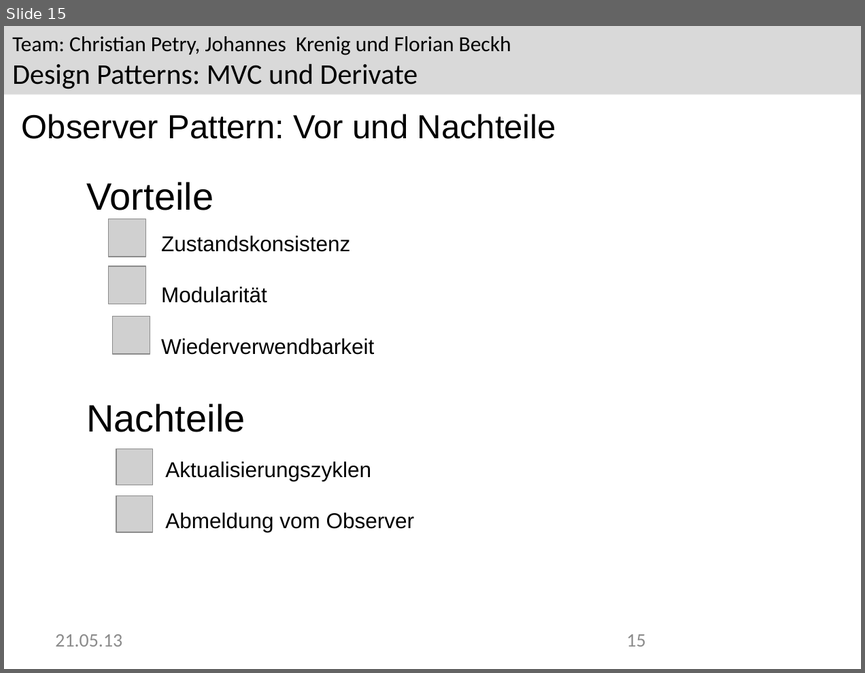
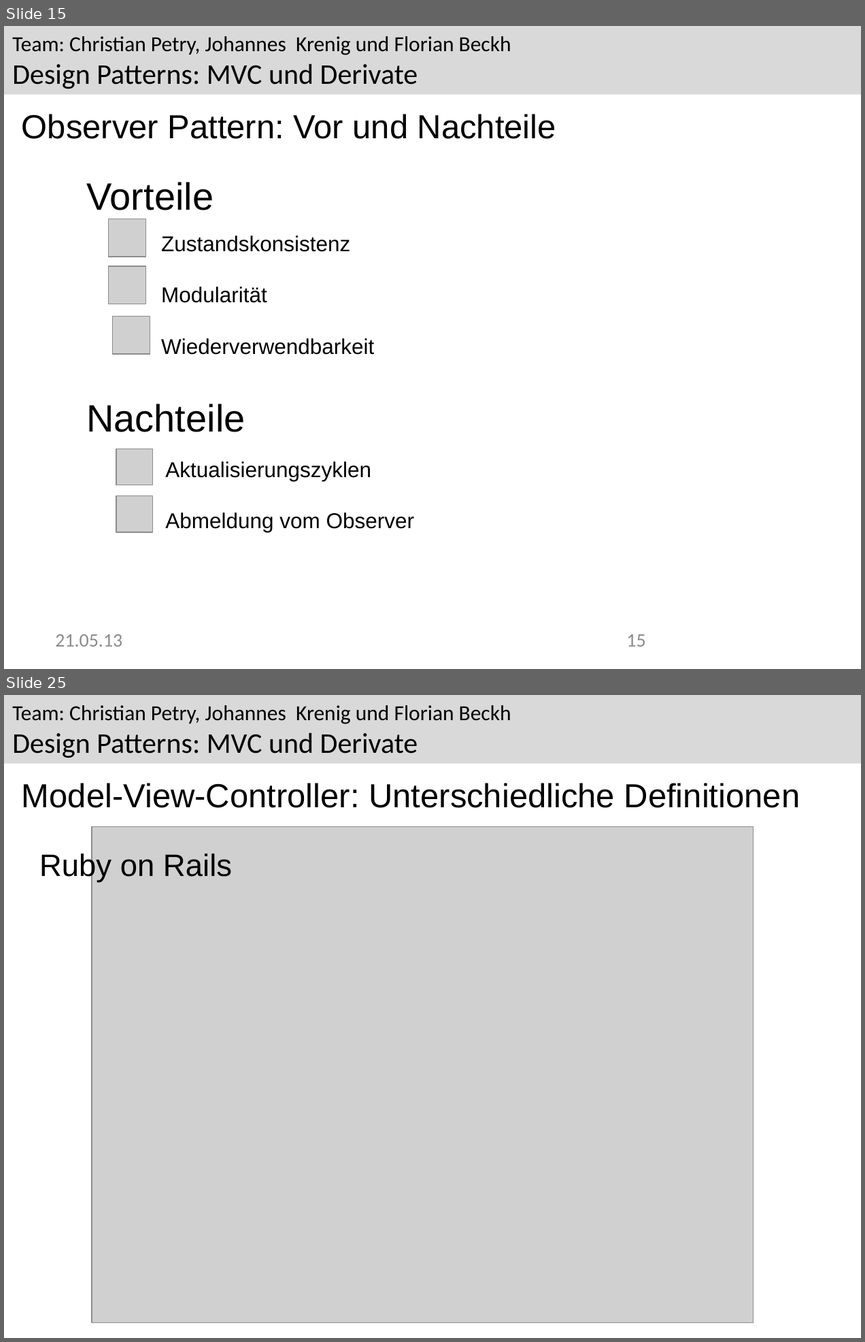
Before and after one commit to Greever/Design-Pattern-MVC, a slide deck: Dokumentation/Praesentation/Observer.odp. Shown one above the other, each under a label of ours: slide 15 before the commit, slides 15 and 25 after it; the slides between them are not shown. The pictures are 865x673 and 865x1342 pixels, drawn with LibreOffice and Linux fonts; fonts in the diff are those of the drawing; grey boxes stand for pictures; background and template pictures are left out. Boxes give left, top, right and bottom in pixels: in the first picture for what was removed or moved away, otherwise in the second. Text is boxed around its words. In the diff, an @@ line names an element or a change of style, - is before the commit and + after.

```diff
--- a/Dokumentation/Praesentation/Observer.odp
+++ b/Dokumentation/Praesentation/Observer.odp
@@ slide 25 added at box(4, 695, 861, 1338), background #FFFFFF; not listed: 1 template element that a slide beside it also shows @@
@@ text added at box(22, 783, 800, 808), 28 pt, text #000000 @@
+Model-View-Controller: Unterschiedliche Definitionen
@@ picture added at box(92, 827, 753, 1323) @@
@@ text added at box(39, 851, 232, 882), 26 pt, text #000000 @@
+Ruby on Rails
```
Also in this commit, not shown: 1 slide changed, 11 other slides added, 7 other files.
